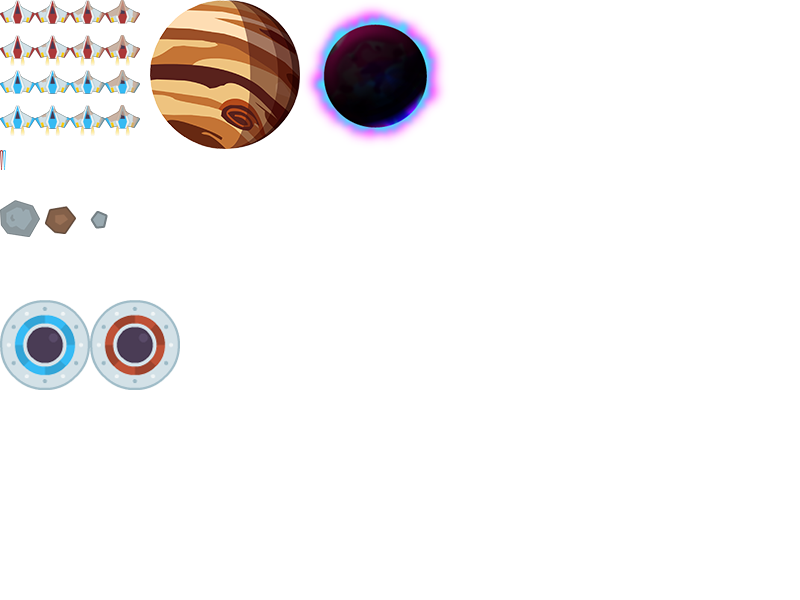
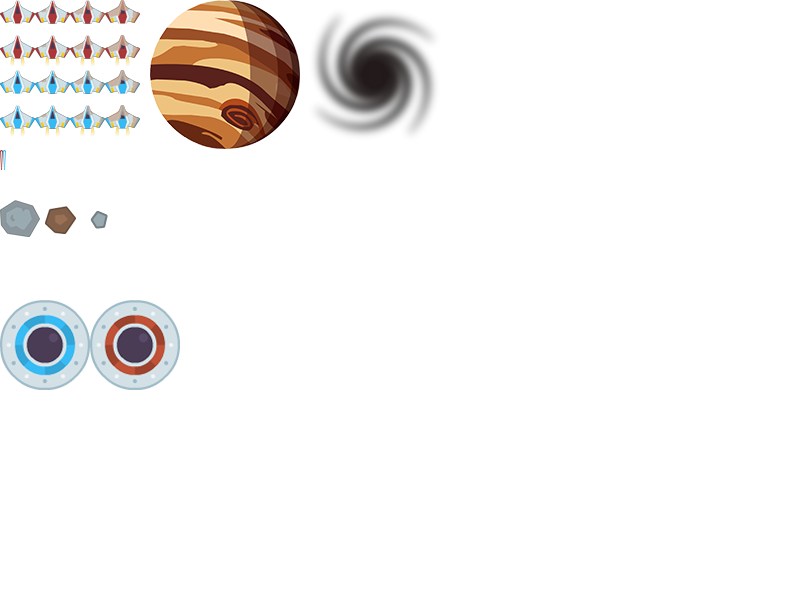
Two versions of the same layered image (800 x 600). Layer-by-layer changes:
added layer "Layer 8" in group "Planets" over bbox(307, 7, 442, 142)
hid "Layer 2" over bbox(302, 2, 448, 147)
